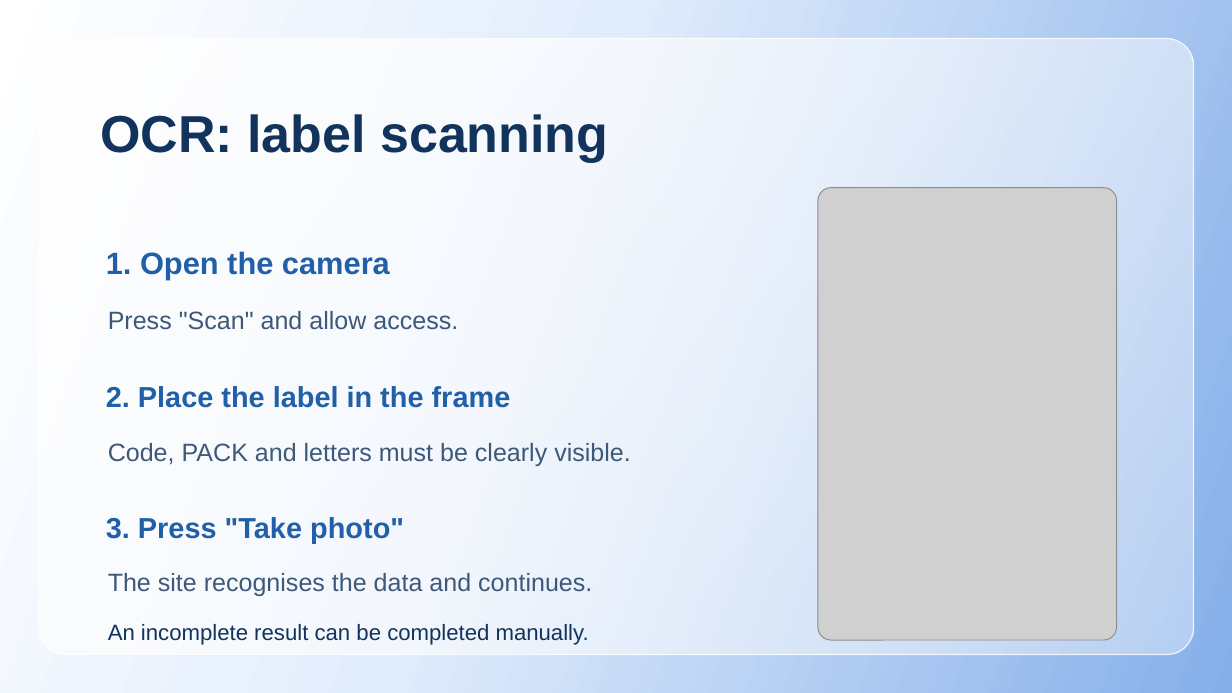
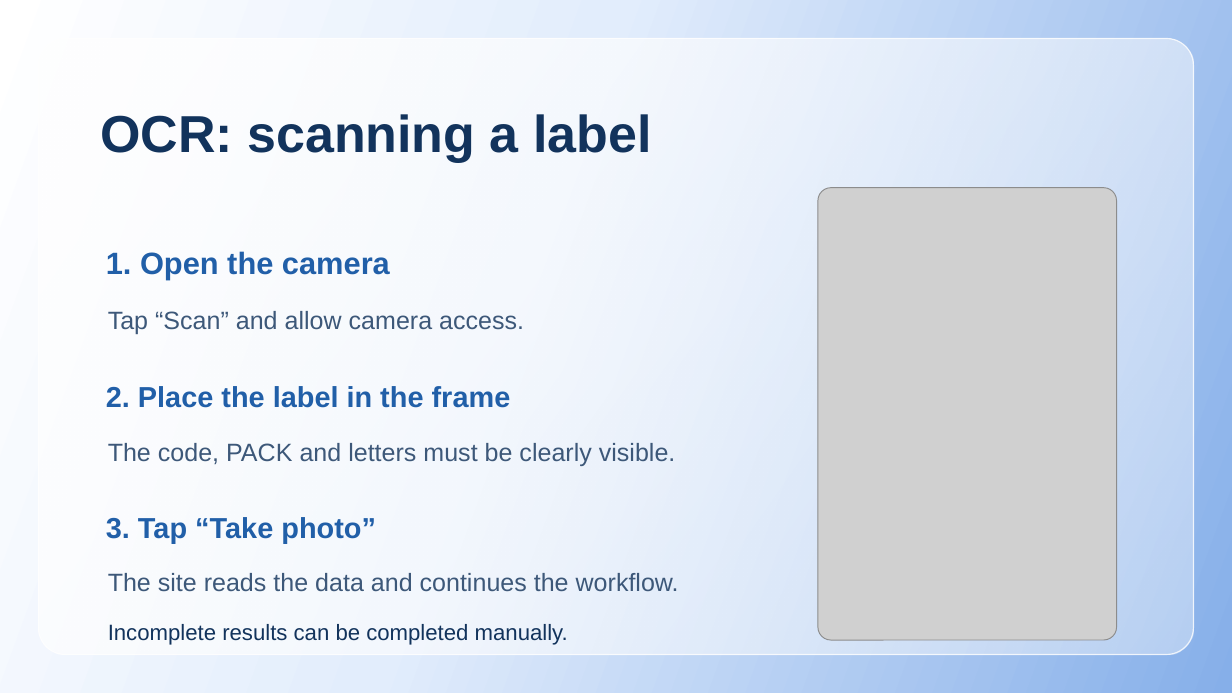
Before and after one commit to Van1shjod/warehouse_sort, a slide deck: slide 8 of presentation-en.pptx. Drawn at 1232x693 pixels with LibreOffice and Linux fonts; fonts in the diff are those of the drawing; grey boxes stand for pictures. Boxes give left, top, right and bottom in pixels: in the first picture for what was removed or moved away, otherwise in the second. Text is boxed around its words. In the diff, an @@ line names an element or a change of style, - is before the commit and + after.

```diff
--- a/presentation-en.pptx
+++ b/presentation-en.pptx
@@ text at box(100, 114, 651, 162): text changed @@
-OCR: label scanning
+OCR: scanning a label
@@ text at box(108, 311, 524, 334): text changed @@
-Press "Scan" and allow access.
+Tap “Scan” and allow camera access.
@@ text at box(108, 443, 676, 466): text changed @@
-Code, PACK and letters must be clearly visible.
+The code, PACK and letters must be clearly visible.
@@ text at box(106, 517, 376, 544): text changed @@
-3. Press "Take photo"
+3. Tap “Take photo”
@@ text at box(108, 573, 679, 592): text changed @@
-The site recognises the data and continues.
+The site reads the data and continues the workflow.
@@ text at box(108, 624, 568, 645): text changed @@
-An incomplete result can be completed manually.
+Incomplete results can be completed manually.
```
Also in this commit, not shown: 19 other slides changed, 3 other files.
